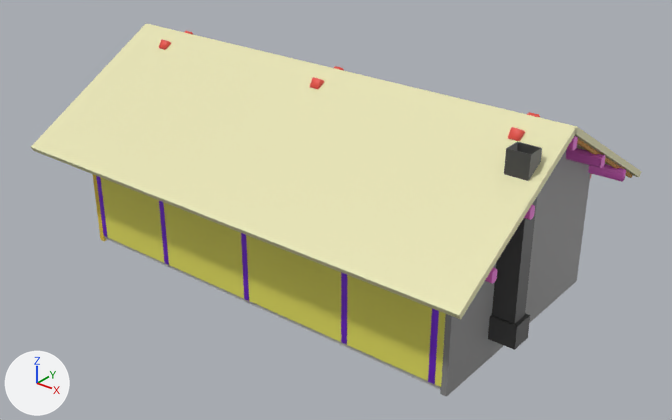
A saved change to the Blender file Assets/3D/Cabin/Cabin_v0.0.1.blend.
Camera for both pictures: a 50 mm lens placed at (11.87, -14.4, 10.14), pointed at (0.51, -0.2, 1.33). Arrows for +X, +Y and +Z are at lower left; the lights stay in place.

Script lines for the objects in view, before the commit:
```python
me_cube_043 = bpy.data.meshes.new('Cube.043')
me_cube_043.from_pydata(...)  # a box spanning x -4.57..4.78, y -0.05..0.05, z -1.33..1.33
me_cube_043.materials.append(mat_b_longwall)  # yellow #e7e35f
me_cube_044 = bpy.data.meshes.new('Cube.044')
me_cube_044.from_pydata(...)  # a box spanning x -5.6..5.6, y -0.06..0.06, z -2.07..2.07
me_cube_044.materials.append(mat_b_roof)  # beige #e7e4b4
me_cube_048 = bpy.data.meshes.new('Cube.048')
me_cube_048.from_pydata(...)  # a box spanning x -4.75..4.75, y -2.6..2.6, z -0.09..0.09
me_cube_048.materials.append(mat_b_floor)  # light grey #c1c1c1
ob_floor = bpy.data.objects.new('floor', me_cube_048)
ob_floor.location = (0.0, 0.08, -0.02)
ob_longwall_001 = bpy.data.objects.new('LongWall.001', me_cube_043)
ob_longwall_001.location = (0.02, -2.5, 1.33)
ob_roof = bpy.data.objects.new('Roof', me_cube_044)
ob_roof.location = (0.04, -1.71, 3.3)
ob_roof.rotation_euler = (-1.048, 0.0, 0.0)  # degrees (-60, 0, 0)
_m = ob_roof.modifiers.new('Mirror', 'MIRROR')
_m.use_axis = (False, True, False)
_m.mirror_object = ob_truss
# also in view: 'KilnInside' at (5.1, -0.93, 2.27); 'Truss.022' at (0.09, 0.07, 1.24); 'ShortWall.001' at (4.86, 0.07, 2.07)
```
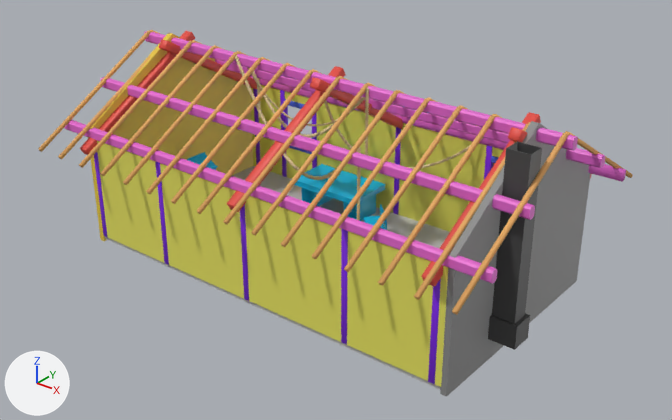
ob_ropepath is not drawn itself; it is used by a modifier of ob_rope.
ob_ropepath_001 is not drawn itself; it is used by a modifier of ob_rope_001.
ob_ropepath_002 is not drawn itself; it is used by a modifier of ob_rope_002.
ob_ropepath_003 is not drawn itself; it is used by a modifier of ob_rope_003.

What differs and where, as boxes [x1, y1, x2, y2] in the pictures (672 x 420 px):
'Roof', hidden (beige): before [31, 24, 641, 319]
'Rope.003', added (beige): after [235, 56, 353, 180]
'Rope', added: after [252, 71, 365, 138]
'Rope.001', added: after [318, 72, 484, 169]
'Rope.002', added: after [247, 67, 337, 126]
'Rope.006', added: after [356, 147, 361, 220]
'Rope.004', added: after [257, 78, 261, 118]
'Truss.019', unchanged, uncovered by the edit: before [577, 139, 633, 178]; after [38, 30, 633, 315]
'LongWall', unchanged, uncovered by the edit: after [251, 85, 503, 232]
'ShortWall', unchanged, uncovered by the edit: before [93, 174, 106, 241]; after [88, 33, 253, 241]
'Truss.024', unchanged, uncovered by the edit: before [485, 268, 497, 284]; after [64, 120, 497, 284]

What changed in the scene script:
```text
Add cu_nurbspath_003:
    cu_nurbspath_003 = bpy.data.curves.new('NurbsPath.003', 'CURVE')
    cu_nurbspath_003.dimensions = '3D'
    _sp = cu_nurbspath_003.splines.new('NURBS'); _sp.points.add(4)
    _sp.points.foreach_set('co', [-2.197, -0.00183, 1.335, 1.0, -1.097, -0.00183, 0.00942, 1.0, 0.00303, -0.00183, -0.956, 1.0, 1.103, -0.00183, -0.956, 1.0, 2.188, 0.00733, 0.568, 1.0])
    _sp.points.foreach_set('radius', [1.1, 1.1, 1.1, 1.1, 1.1])
    _sp.order_u = 5
    _sp.order_v = 0
    _sp.use_endpoint_u = True
    cu_nurbspath_003.use_path = True
    cu_nurbspath_003.fill_mode = 'FULL'
Add cu_nurbspath_002:
    cu_nurbspath_002 = bpy.data.curves.new('NurbsPath.002', 'CURVE')
    cu_nurbspath_002.dimensions = '3D'
    _sp = cu_nurbspath_002.splines.new('NURBS'); _sp.points.add(4)
    _sp.points.foreach_set('co', [-1.379, 0.0, 1.116, 1.0, -0.69, 0.0, -0.357, 1.0, 0.0, 0.0, -0.558, 1.0, 0.69, 0.0, -0.558, 1.0, 1.379, 0.0, 0.358, 1.0])
    _sp.points.foreach_set('radius', [0.69, 0.69, 0.69, 0.69, 0.69])
    _sp.order_u = 5
    _sp.order_v = 0
    _sp.use_endpoint_u = True
    cu_nurbspath_002.use_path = True
    cu_nurbspath_002.fill_mode = 'FULL'
Add cu_nurbspath_001:
    cu_nurbspath_001 = bpy.data.curves.new('NurbsPath.001', 'CURVE')
    cu_nurbspath_001.dimensions = '3D'
    _sp = cu_nurbspath_001.splines.new('NURBS'); _sp.points.add(4)
    _sp.points.foreach_set('co', [-1.776, 0.000174, 1.794, 1.0, -1.381, -0.000696, -0.815, 1.0, 0.0525, 0.000174, -0.822, 1.0, 1.224, 0.000174, -0.43, 1.0, 1.881, 0.000174, 0.273, 1.0])
    _sp.points.foreach_set('radius', [0.914, 0.914, 0.914, 0.914, 0.914])
    _sp.order_u = 5
    _sp.order_v = 0
    _sp.use_endpoint_u = True
    cu_nurbspath_001.use_path = True
    cu_nurbspath_001.fill_mode = 'FULL'
Add cu_nurbspath:
    cu_nurbspath = bpy.data.curves.new('NurbsPath', 'CURVE')
    cu_nurbspath.dimensions = '3D'
    _sp = cu_nurbspath.splines.new('NURBS'); _sp.points.add(4)
    _sp.points.foreach_set('co', [-2.281, 0.0, 0.513, 1.0, -1.141, 0.0, -0.835, 1.0, 0.0, 0.0, -1.161, 1.0, 1.141, 0.0, 0.277, 1.0, 2.281, 0.0, 1.207, 1.0])
    _sp.points.foreach_set('radius', [1.141, 1.141, 1.141, 1.141, 1.141])
    _sp.order_u = 5
    _sp.order_v = 0
    _sp.use_endpoint_u = True
    cu_nurbspath.use_path = True
    cu_nurbspath.fill_mode = 'FULL'
Change ob_roof:
    add ob_roof.hide_set(True)
Add ob_rope_006:
    ob_rope_006 = bpy.data.objects.new('Rope.006', me_circle_010)  # 128 vertices, 112 faces; spans x -0.038..0.038, y -0.038..0.039, z -0.109..0.109; in mat_rope (beige #e7d19b); modifiers ARRAY
    ob_rope_006.location = (1.9, -1.24, 3.35)
    ob_rope_006.rotation_euler = (0.0, -3.142, 0.0)  # degrees (0, -180, 0)
Add ob_rope_005:
    ob_rope_005 = bpy.data.objects.new('Rope.005', me_circle_010.copy())  # modifiers ARRAY
    ob_rope_005.location = (1.19, -0.05, 4.08)
    ob_rope_005.rotation_euler = (0.0, -3.142, 0.0)  # degrees (0, -180, 0)
Add ob_rope_004:
    ob_rope_004 = bpy.data.objects.new('Rope.004', me_circle_010.copy())  # modifiers ARRAY
    ob_rope_004.location = (-3.33, 1.55, 3.28)
    ob_rope_004.rotation_euler = (0.0, -3.142, 0.0)  # degrees (0, -180, 0)
Add ob_rope_003:
    ob_rope_003 = bpy.data.objects.new('Rope.003', me_circle_007)  # 128 vertices, 112 faces; spans x -0.038..0.038, y -0.038..0.039, z -0.109..0.109; in mat_rope (beige #e7d19b); modifiers ARRAY, CURVE
    ob_rope_003.location = (-0.28, -0.67, 2.82)
    ob_rope_003.rotation_euler = (-1.571, 0.0, -1.847)  # degrees (-90, 0, -106)
Add ob_ropepath_003:
    ob_ropepath_003 = bpy.data.objects.new('RopePath.003', cu_nurbspath_003)
    ob_ropepath_003.location = (-0.349, -0.648, 2.799)
    ob_ropepath_003.rotation_euler = (0.0, 0.0, -0.279)  # degrees (0, 0, -16)
Add ob_rope_002:
    ob_rope_002 = bpy.data.objects.new('Rope.002', me_circle_007.copy())  # modifiers ARRAY, CURVE
    ob_rope_002.location = (-1.17, 0.8, 2.99)
    ob_rope_002.rotation_euler = (-1.571, 0.0, -1.134)  # degrees (-90, 0, -65)
Add ob_ropepath_002:
    ob_ropepath_002 = bpy.data.objects.new('RopePath.002', cu_nurbspath_002)
    ob_ropepath_002.location = (-1.218, 0.765, 2.981)
    ob_ropepath_002.rotation_euler = (0.0, 0.0, 0.449)  # degrees (0, 0, 26)
Add ob_rope_001:
    ob_rope_001 = bpy.data.objects.new('Rope.001', me_circle_007.copy())  # modifiers ARRAY, CURVE
    ob_rope_001.location = (1.16, 1.43, 2.42)
    ob_rope_001.rotation_euler = (-1.571, 0.0, -0.856)  # degrees (-90, 0, -49)
Add ob_ropepath_001:
    ob_ropepath_001 = bpy.data.objects.new('RopePath.001', cu_nurbspath_001)
    ob_ropepath_001.location = (1.058, 1.334, 2.406)
    ob_ropepath_001.rotation_euler = (0.0, 0.0, 0.704)  # degrees (0, 0, 40)
Add ob_ropepath:
    ob_ropepath = bpy.data.objects.new('RopePath', cu_nurbspath)
    ob_ropepath.location = (-1.11, 0.769, 2.867)
    ob_ropepath.rotation_euler = (0.0, 0.0, -0.268)  # degrees (0, 0, -15)
Add ob_rope:
    ob_rope = bpy.data.objects.new('Rope', me_circle_007.copy())  # modifiers ARRAY, CURVE
    ob_rope.location = (-1.01, 0.73, 2.83)
    ob_rope.rotation_euler = (-1.571, 0.0, -1.834)  # degrees (-90, 0, -105)
```
